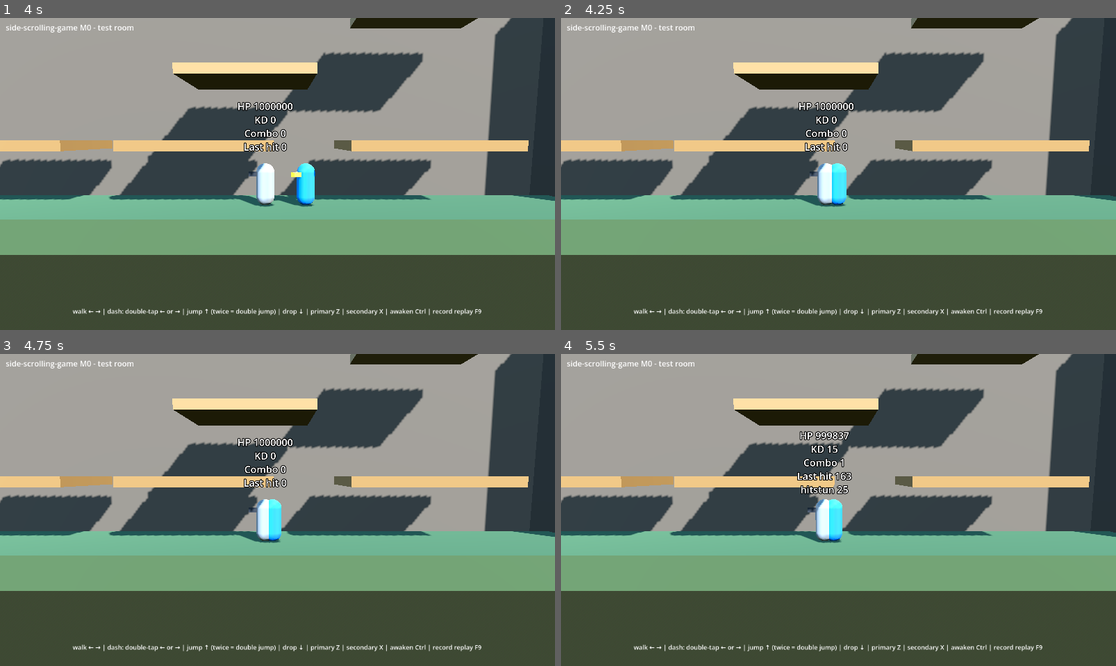
Above: before the commit, frames 1-4 (two rows, left to right).
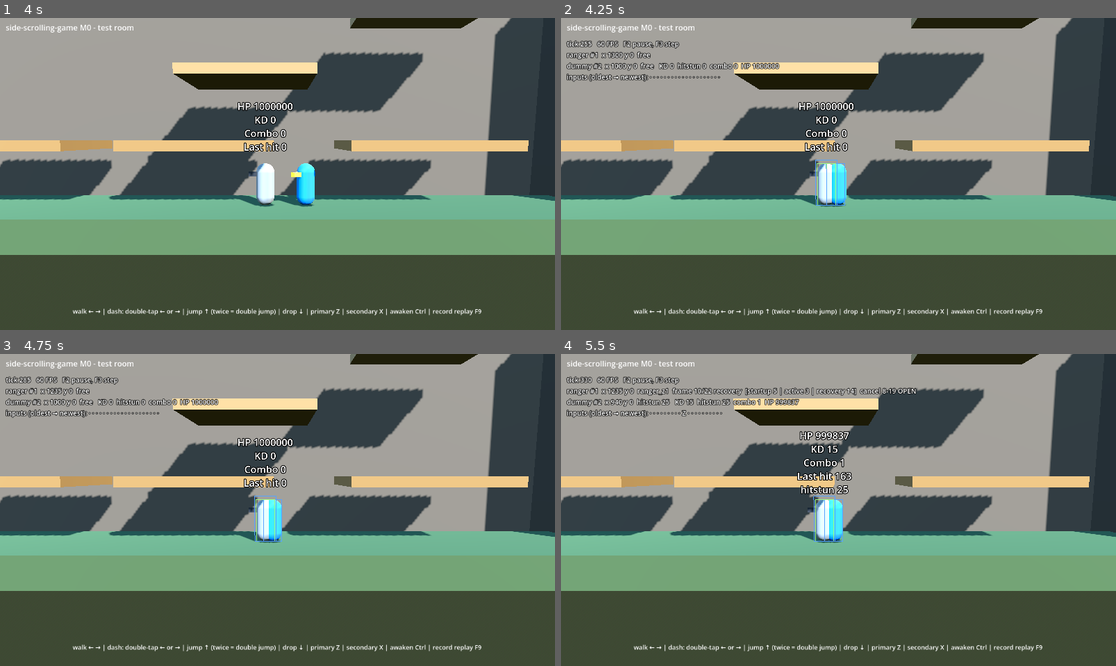
Above: after the commit, the same moments.

Repository: asty8926/side-scrolling-game
Game: Godot game, scene res://game/main.tscn
Two runs of this game, one before a commit and one after it. Both use one fixed random seed, a clock stepped at 60 frames per second and the inputs below.
Inputs (mouse positions are in pixels of both pictures, inside the frame that each line leads up to):
- Up to frame 1 (4 s): tap Enter at 0.5 s; move the mouse to (399, 158) at 0.52 s; hold Right (right) 0.53-1.25 s; hold Z (attack_z) 0.53-1.25 s; tap X (attack_x) at 0.6, 2.3 s; click (399, 158) at 0.67 s; drag from (166, 189) to (249, 236) at 1.27 s; move the mouse to (333, 105) at 2.02 s; hold Right (right) 2.03-2.75 s; tap Ctrl (awaken) at 2.1, 3.8 s; drag from (249, 236) to (111, 127) at 2.77 s; tap F4 (debug_reset) at 3.5 s; move the mouse to (444, 220) at 3.52 s; hold Left (left) from 3.53 s (still down); hold Z (attack_z) from 3.53 s (still down)
- Up to frame 2 (4.25 s): keep holding Left (left); keep holding Z (attack_z); tap F1 (debug_overlay, bound only after the commit) at 4.15 s
- Up to frame 3 (4.75 s): release Left (left) at 4.25 s; release Z (attack_z) at 4.25 s; drag from (111, 463) to (194, 432) at 4.27 s
- Up to frame 4 (5.5 s): tap F4 (debug_reset) at 5 s; move the mouse to (866, 510) at 5.02 s; hold Down (down) from 5.03 s (still down); hold Shift from 5.03 s (still down); click (866, 510) at 5.17 s; tap Z (attack_z) at 5.3 s

Frame 1 is identical in both runs. In frame 2, 1.5% of the frame differs, in the area x 0-52%, y 7-61%; in frame 3, 1.5%; in frame 4, 2.3%, in the area x 0-65%, y 7-61%.

Commit message:
M0.10 Debug overlay: frame data, boxes, inputs; F2 pause, F3 step (#58)
* input: F1 overlay, F2 pause, F3 step; driver pauses by skipping sim ticks

* debug: overlay with tick, FPS, frame data and cancel window, dummy KD/hitstun, input row with keyboard labels, hit/hurt/push boxes

* test: overlay from a restored snapshot, active-only hitboxes, input labels, pause/step; README keys

* Debug overlay draws arrows in flight (red boxes) and counts them

* debug: free overlay box lines when the overlay exits

The DebugBoxes mesh lives under world_root (or is unparented in tests),
so it was not freed with the CanvasLayer. Attach it with a deferred
call on the overlay itself, and release it in _exit_tree in both cases.

* debug: queue_free parented overlay boxes instead of remove_child

remove_child is blocked while a sibling exits the same parent (the
layout in main.tscn), so a parented DebugBoxes is queued and only an
unparented one is freed immediately. The shared-parent path is tested.

---------

Co-authored-by: asty8926 <asty8926@users.noreply.github.com>

Diff:
--- /dev/null
+++ b/game/debug/debug_overlay.gd
@@ -0,0 +1,204 @@
+class_name DebugOverlay
+extends CanvasLayer
+## Debug builds only, F1: a training-mode readout of the sim (read-only).
+## Text: sim tick, FPS, pause state, each fighter's move and frame data with
+## the cancel window, dummy KD/hitstun, and the last INPUT_COLUMNS input frames.
+## 3D: hitboxes (red, active ticks only), hurtboxes (blue) and pushboxes
+## (green) drawn on the gameplay plane. F2 pauses, F3 steps one tick.
+
+const INPUT_COLUMNS: int = 20
+const HITBOX_COLOR: Color = Color(1.0, 0.15, 0.1)
+const HURTBOX_COLOR: Color = Color(0.2, 0.5, 1.0)
+const PUSHBOX_COLOR: Color = Color(0.2, 0.9, 0.3)
+
+@export var driver: SimDriver
+## Parent of the 3D box lines (usually the Main Node3D).
+@export var world_root: Node3D
+
+var _label: Label
+var _lines: MeshInstance3D
+var _mesh: ImmediateMesh
+
+
+func _ready() -> void:
+	layer = 10
+	_label = Label.new()
+	_label.name = "Text"
+	_label.position = Vector2(12, 44)
+	_label.add_theme_font_size_override(&"font_size", 14)
+	_label.add_theme_constant_override(&"outline_size", 5)
+	_label.add_theme_color_override(&"font_outline_color", Color(0, 0, 0, 0.9))
+	add_child(_label)
+	_mesh = ImmediateMesh.new()
+	_lines = MeshInstance3D.new()
+	_lines.name = "DebugBoxes"
+	_lines.mesh = _mesh
+	var material: StandardMaterial3D = StandardMaterial3D.new()
+	material.shading_mode = BaseMaterial3D.SHADING_MODE_UNSHADED
+	material.vertex_color_use_as_albedo = true
+	material.no_depth_test = true
+	_lines.material_override = material
+	# Attach from this node (not world_root.add_child.call_deferred), so a
+	# freed overlay cancels the deferred call instead of adding a freed mesh.
+	if world_root != null:
+		call_deferred(&"_attach_lines")
+	set_overlay_visible(false)
+
+
+func _attach_lines() -> void:
+	if world_root == null or _lines == null or not is_instance_valid(_lines):
+		return
+	if _lines.get_parent() == world_root:
+		return
+	world_root.add_child(_lines)
+
+
+func _exit_tree() -> void:
+	# _lines lives under world_root, or is unparented in tests, so it is not
+	# freed with this CanvasLayer. A parented mesh may share that parent with
+	# this overlay (main.tscn: both under Main); remove_child is blocked while
+	# a sibling exits, so queue_free it and only free() when it has no parent.
+	if _lines != null and is_instance_valid(_lines):
+		if _lines.get_parent() != null:
+			_lines.queue_free()
+		else:
+			_lines.free()
+	_lines = null
+
+
+func _unhandled_input(event: InputEvent) -> void:
+	if OS.is_debug_build() and event.is_action_pressed(&"debug_overlay") and not event.is_echo():
+		set_overlay_visible(not visible)
+
+
+func set_overlay_visible(on: bool) -> void:
+	visible = on and OS.is_debug_build()
+	if _lines != null and is_instance_valid(_lines):
+		_lines.visible = visible
+
+
+func _process(_delta: float) -> void:
+	if not visible or driver == null:
+		return
+	refresh(driver.world, driver.paused)
+
+
+## Rebuilds the text and the box lines from `world` (public for tests).
+func refresh(world: SimWorld, paused: bool = false) -> void:
+	_label.text = describe(world, paused, Engine.get_frames_per_second())
+	_draw_boxes(world)
+
+
+static func describe(world: SimWorld, paused: bool, fps: float) -> String:
+	var lines: PackedStringArray = PackedStringArray()
+	lines.append("tick %d   %d FPS   %s" % [world.tick, roundi(fps), "PAUSED (F2 resume, F3 step)" if paused else "F2 pause, F3 step"])
+	for fighter: SimFighter in world.fighters:
+		lines.append(_fighter_line(world, fighter))
+	if not world.projectiles.is_empty():
+		lines.append("arrows in flight: %d" % world.projectiles.size())
+	if world.histories.size() > 0:
+		lines.append("inputs (oldest → newest): %s" % input_row(world.histories[0], INPUT_COLUMNS))
+	return "\n".join(lines)
+
+
+static func _fighter_line(world: SimWorld, f: SimFighter) -> String:
+	var char_name: String = String(world.characters[f.character].id) if f.character < world.characters.size() else "?"
+	var text: String = "%s #%d  x %d y %d  " % [char_name, f.id, f.x, f.y]
+	var move: MoveData = SimCombat.current_move(world, f)
+	if move != null:
+		# move_tick was already advanced past the tick that was simulated.
+		var shown: int = f.move_tick - 1
+		var phase_name: String = ["idle", "startup", "ACTIVE", "recovery"][SimCombat.phase_at(move, shown)]
+		text += "%s  frame %d/%d %s  [startup %d | active %d | recovery %d]" % [move.id, shown, move.length(), phase_name, move.startup, move.active, move.recovery]
+		if not move.cancel_into.is_empty():
+			var open: bool = shown >= move.cancel_from and shown <= move.cancel_to
+			text += "  cancel %d-%d %s" % [move.cancel_from, move.cancel_to, "OPEN" if open else "closed"]
+	else:
+		text += "free" if f.hitstun == 0 else "hitstun %d" % f.hitstun
+	if f.player == SimFighter.NO_PLAYER:
+		text += "   KD %d  hitstun %d  combo %d  HP %d" % [f.kd, f.hitstun, f.combo, f.hp]
+	return text
+
+
+## One column per frame (oldest first): the buttons pressed on that frame,
+## with attack/skill keys shown as the label of the physical key on this
+## keyboard (W on AZERTY, Z on QWERTY), or "·" for no press.
+static func input_row(history: InputHistory, columns: int) -> String:
+	var cells: PackedStringArray = PackedStringArray()
+	for ago: int in range(mini(columns, history.size()) - 1, -1, -1):
+		var pressed: int = history.pressed_ago(ago)
+		cells.append(symbols(pressed) if pressed != 0 else "·")
+	return " ".join(cells)
+
+
+static func symbols(bits: int) -> String:
+	var parts: PackedStringArray = PackedStringArray()
+	var named: Array[Array] = [
+		[InputFrame.LEFT, "←"], [InputFrame.RIGHT, "→"], [InputFrame.UP, "↑"], [InputFrame.DOWN, "↓"],
+		[InputFrame.Z, KeyLabel.for_action(&"attack_z")], [InputFrame.X, KeyLabel.for_action(&"attack_x")],
+		[InputFrame.SKILL_1, KeyLabel.for_action(&"skill_1")], [InputFrame.SKILL_2, KeyLabel.for_action(&"skill_2")],
+		[InputFrame.SKILL_3, KeyLabel.for_action(&"skill_3")], [InputFrame.SKILL_4, KeyLabel.for_action(&"skill_4")],
+		[InputFrame.AWAKEN, KeyLabel.for_action(&"awaken")],
+	]
+	for entry: Array in named:
+		var bit: int = entry[0]
+		var label: String = entry[1]
+		if (bits & bit) != 0:
+			parts.append(label)
+	return "+".join(parts)
+
+
+## Number of hitboxes and arrows drawn on the last refresh (for tests).
+var drawn_hitboxes: int = 0
+
+
+func _draw_boxes(world: SimWorld) -> void:
+	_mesh.clear_surfaces()
+	drawn_hitboxes = 0
+	if world.movement == null:
+		return
+	_mesh.surface_begin(Mesh.PRIMITIVE_LINES)
+	var vertex_count: int = 0
+	var m: MovementParams = world.movement
+	for f: SimFighter in world.fighters:
+		_rect(f.x - m.half_width, f.y, f.x + m.half_width, f.y + m.height, PUSHBOX_COLOR, 0.02)
+		vertex_count += 8
+		if f.character < world.characters.size():
+			var hurt: HurtboxData = world.characters[f.character].hurtbox
+			var cx: int = f.x + hurt.offset_x * f.facing
+			_rect(cx - hurt.width / 2, f.y + hurt.offset_y, cx + hurt.width / 2, f.y + hurt.offset_y + hurt.height, HURTBOX_COLOR, 0.04)
+			vertex_count += 8
+		var move: MoveData = SimCombat.current_move(world, f)
+		if move == null:
+			continue
+		for box: HitboxData in move.hitboxes:
+			if f.move_tick - 1 < box.from_tick or f.move_tick - 1 > box.to_tick:
+				continue
+			var hx: int = f.x + box.offset_x * f.facing
+			_rect(hx - box.width / 2, f.y + box.offset_y, hx + box.width / 2, f.y + box.offset_y + box.height, HITBOX_COLOR, 0.06)
+			vertex_count += 8
+			drawn_hitboxes += 1
+	# Arrows in flight hit like hitboxes: same red.
+	for projectile: SimProjectile in world.projectiles:
+		var shot: ProjectileData = SimCombat.projectile_data(world, projectile)
+		if shot == null:
+			continue
+		_rect(projectile.x - shot.width / 2, projectile.y, projectile.x + shot.width / 2, projectile.y + shot.height, HITBOX_COLOR, 0.06)
+		vertex_count += 8
+		drawn_hitboxes += 1
+	if vertex_count == 0:
+		_mesh.surface_add_vertex(Vector3.ZERO)
+		_mesh.surface_add_vertex(Vector3.ZERO)
+	_mesh.surface_end()
+
+
+func _rect(left: int, bottom: int, right: int, top: int, color: Color, z: float) -> void:
+	var corners: Array[Vector3] = [
+		SimUnits.to_vector3(left, bottom, z), SimUnits.to_vector3(right, bottom, z),
+		SimUnits.to_vector3(right, top, z), SimUnits.to_vector3(left, top, z),
+	]
+	for i: int in 4:
+		_mesh.surface_set_color(color)
+		_mesh.surface_add_vertex(corners[i])
+		_mesh.surface_set_color(color)
+		_mesh.surface_add_vertex(corners[(i + 1) % 4])
--- a/game/main.tscn
+++ b/game/main.tscn
@@ -10,6 +10,7 @@
 [ext_resource type="Script" path="res://game/view/projectile_view.gd" id="8_arrows"]
 [ext_resource type="Script" path="res://game/debug/data_reloader.gd" id="8_reloader"]
 [ext_resource type="Script" path="res://game/debug/reload_toast.gd" id="9_toast"]
+[ext_resource type="Script" path="res://game/debug/debug_overlay.gd" id="10_overlay"]
 
 [sub_resource type="ProceduralSkyMaterial" id="sky_material"]
 sky_top_color = Color(0.32, 0.55, 0.85, 1)
@@ -120,3 +121,8 @@
 autowrap_mode = 3
 script = ExtResource("9_toast")
 reloader = NodePath("../../SimDriver/DataReloader")
+
+[node name="DebugOverlay" type="CanvasLayer" parent="." node_paths=PackedStringArray("driver", "world_root")]
+script = ExtResource("10_overlay")
+driver = NodePath("../SimDriver")
+world_root = NodePath("..")
--- a/game/sim/input_history.gd
+++ b/game/sim/input_history.gd
@@ -35,6 +35,11 @@
 
 
 ## Buttons held in the newest frame.
+## Frames stored (at most CAPACITY).
+func size() -> int:
+	return _count
+
+
 func held_now() -> int:
 	return _held[_head] if _count > 0 else 0
 
--- a/game/sim/sim_combat.gd
+++ b/game/sim/sim_combat.gd
@@ -16,13 +16,13 @@
 	return moveset.moves[f.move]
 
 
-static func phase(world: SimWorld, f: SimFighter) -> Phase:
-	var move: MoveData = current_move(world, f)
-	if move == null:
+## Phase of `move` on move tick `move_tick`.
+static func phase_at(move: MoveData, move_tick: int) -> Phase:
+	if move == null or move_tick < 0 or move_tick >= move.length():
 		return Phase.IDLE
-	if f.move_tick < move.startup:
+	if move_tick < move.startup:
 		return Phase.STARTUP
-	if f.move_tick < move.startup + move.active:
+	if move_tick < move.startup + move.active:
 		return Phase.ACTIVE
 	return Phase.RECOVERY
 
--- a/game/sim_driver.gd
+++ b/game/sim_driver.gd
@@ -17,6 +17,9 @@
 @export var setup: StringName = &"test_room"
 
 var world: SimWorld = SimWorld.new(1)
+## Debug: when true the sim does not advance (F2); F3 steps one tick.
+var paused: bool = false
+var _step_requested: bool = false
 var input_settings: InputSettings
 var _sampler: InputSampler
 
@@ -45,11 +48,22 @@
 
 func _unhandled_input(event: InputEvent) -> void:
 	# Debug only: F4 resets the training dummy between two ticks.
-	if OS.is_debug_build() and event.is_action_pressed(&"debug_reset") and not event.is_echo():
+	if not OS.is_debug_build() or event.is_echo():
+		return
+	if event.is_action_pressed(&"debug_reset"):
 		world.reset_dummies()
+	elif event.is_action_pressed(&"debug_pause"):
+		paused = not paused
+	elif event.is_action_pressed(&"debug_step"):
+		paused = true
+		_step_requested = true
 
 
 func _physics_process(_delta: float) -> void:
+	# Pausing skips sim steps (not Engine.time_scale), so a step is exactly one tick.
+	if paused and not _step_requested:
+		return
+	_step_requested = false
 	step_once()
 
 
--- a/project.godot
+++ b/project.godot
@@ -92,6 +92,16 @@
 }
 debug_overlay={
 "deadzone": 0.2,
+"events": [Object(InputEventKey,"resource_local_to_scene":false,"resource_name":"","device":-1,"window_id":0,"alt_pressed":false,"shift_pressed":false,"ctrl_pressed":false,"meta_pressed":false,"pressed":false,"keycode":0,"physical_keycode":4194332,"key_label":0,"unicode":0,"location":0,"echo":false,"script":null)
+]
+}
+debug_pause={
+"deadzone": 0.2,
+"events": [Object(InputEventKey,"resource_local_to_scene":false,"resource_name":"","device":-1,"window_id":0,"alt_pressed":false,"shift_pressed":false,"ctrl_pressed":false,"meta_pressed":false,"pressed":false,"keycode":0,"physical_keycode":4194333,"key_label":0,"unicode":0,"location":0,"echo":false,"script":null)
+]
+}
+debug_step={
+"deadzone": 0.2,
 "events": [Object(InputEventKey,"resource_local_to_scene":false,"resource_name":"","device":-1,"window_id":0,"alt_press …(195 unchanged characters)…
 ]
 }
--- /dev/null
+++ b/test/unit/test_debug_overlay.gd
@@ -0,0 +1,126 @@
+extends GutTest
+## Debug overlay (#46) builds from a restored sim snapshot without errors and
+## shows frame data, active hitboxes only on active ticks, and inputs.
+
+
+func _world_at(ticks: int) -> SimWorld:
+	var live: SimWorld = SimSetup.create(&"training", 1)
+	var previous: int = 0
+	for tick: int in ticks:
+		var held: int = InputFrame.Z if tick == 0 else 0
+		live.step([InputFrame.from_held(0, previous, held)] as Array[InputFrame])
+		previous = held
+	var restored: SimWorld = SimSetup.create(&"training", 1)
+	assert_eq(restored.restore(live.snapshot()), OK)
+	return restored
+
+
+func _overlay() -> DebugOverlay:
+	var overlay: DebugOverlay = DebugOverlay.new()
+	add_child_autofree(overlay)
+	return overlay
+
+
+func test_active_tick_shows_one_hitbox_and_frame_data() -> void:
+	var overlay: DebugOverlay = _overlay()
+	var world: SimWorld = _world_at(6)  # ticks 0..5 simulated: z1 move tick 5 is active
+	overlay.refresh(world)
+	assert_eq(overlay.drawn_hitboxes, 1)
+	var text: String = DebugOverlay.describe(world, false, 60.0)
+	assert_string_contains(text, "ranger_z1  frame 5/22 ACTIVE")
+	assert_string_contains(text, "[startup 5 | active 3 | recovery 14]")
+	assert_string_contains(text, "cancel 8-19 closed")
+
+
+func test_startup_tick_draws_no_hitbox() -> void:
+	var overlay: DebugOverlay = _overlay()
+	overlay.refresh(_world_at(3))
+	assert_eq(overlay.drawn_hitboxes, 0, "hitboxes only on active ticks")
+
+
+func test_input_row_uses_the_keyboard_label() -> void:
+	var world: SimWorld = _world_at(6)
+	var row: String = DebugOverlay.input_row(world.histories[0], DebugOverlay.INPUT_COLUMNS)
+	assert_string_contains(row, KeyLabel.for_action(&"attack_z"), "the physical Z key shown with its label (W on AZERTY)")
+	assert_eq(row.split(" ").size(), 6, "one column per stored frame, up to 20")
+
+
+func test_paused_state_is_shown() -> void:
+	assert_string_contains(DebugOverlay.describe(_world_at(1), true, 60.0), "PAUSED")
+
+
+func test_driver_pause_and_step() -> void:
+	var driver: SimDriver = SimDriver.new()
+	driver.setup = &"training"
+	add_child_autofree(driver)
+	driver.paused = true
+	var before: int = driver.world.tick
+	driver._physics_process(0.016)
+	assert_eq(driver.world.tick, before, "paused: no sim step")
+	var step: InputEventAction = InputEventAction.new()
+	step.action = &"debug_step"
+	step.pressed = true
+	driver._unhandled_input(step)
+	driver._physics_process(0.016)
+	assert_eq(driver.world.tick, before + 1, "F3 steps exactly one tick")
+	driver._physics_process(0.016)
+	assert_eq(driver.world.tick, before + 1, "and stays paused")
+
+
+func test_arrow_in_flight_is_drawn_from_a_restored_snapshot() -> void:
+	var live: SimWorld = SimSetup.create(&"training", 1)
+	live.fighters[1].x += 8000  # far: the arrow is still flying
+	var previous: int = 0
+	for tick: int in 10:
+		var held: int = InputFrame.X if tick == 0 else 0
+		live.step([InputFrame.from_held(0, previous, held)] as Array[InputFrame])
+		previous = held
+	var restored: SimWorld = SimSetup.create(&"training", 1)
+	assert_eq(restored.restore(live.snapshot()), OK)
+	var overlay: DebugOverlay = _overlay()
+	overlay.refresh(restored)
+	assert_eq(overlay.drawn_hitboxes, 1, "the arrow (x1 has no melee hitbox)")
+	assert_string_contains(DebugOverlay.describe(restored, false, 60.0), "arrows in flight: 1")
+
+
+func test_frees_unparented_debug_boxes() -> void:
+	var overlay: DebugOverlay = DebugOverlay.new()
+	add_child(overlay)
+	var lines: MeshInstance3D = overlay._lines
+	assert_true(is_instance_valid(lines))
+	assert_eq(lines.get_parent(), null)
+	overlay.free()
+	assert_false(is_instance_valid(lines), "unparented DebugBoxes must be freed with the overlay")
+
+
+func test_frees_debug_boxes_attached_to_world_root() -> void:
+	var root: Node3D = Node3D.new()
+	add_child_autofree(root)
+	var overlay: DebugOverlay = DebugOverlay.new()
+	overlay.world_root = root
+	add_child(overlay)
+	await get_tree().process_frame
+	var lines: MeshInstance3D = overlay._lines
+	assert_true(is_instance_valid(lines))
+	assert_eq(lines.get_parent(), root)
+	overlay.free()
+	await get_tree().process_frame
+	assert_false(is_instance_valid(lines), "DebugBoxes under world_root must be freed with the overlay")
+	assert_eq(root.find_child("DebugBoxes", true, false), null)
+
+
+func test_frees_debug_boxes_that_share_the_overlay_parent() -> void:
+	# Same layout as main.tscn: the overlay and DebugBoxes are both children of Main.
+	var root: Node3D = Node3D.new()
+	add_child_autofree(root)
+	var overlay: DebugOverlay = DebugOverlay.new()
+	overlay.world_root = root
+	root.add_child(overlay)
+	await get_tree().process_frame
+	var lines: MeshInstance3D = overlay._lines
+	assert_true(is_instance_valid(lines))
+	assert_eq(lines.get_parent(), root)
+	overlay.free()
+	await get_tree().process_frame
+	assert_false(is_instance_valid(lines), "a sibling DebugBoxes must still be released")
+	assert_eq(root.find_child("DebugBoxes", true, false), null)
--- a/test/unit/test_input_bindings.gd
+++ b/test/unit/test_input_bindings.gd
@@ -66,3 +66,10 @@
 func test_key_label_has_headless_fallback() -> void:
 	assert_ne(KeyLabel.for_action(&"attack_z"), "?")
 	assert_eq(KeyLabel.for_action(&"missing_action"), "?")
+
+
+func test_debug_keys_f1_to_f4() -> void:
+	var expected: Dictionary[StringName, Key] = {&"debug_overlay": KEY_F1, &"debug_pause": KEY_F2, &"debug_step": KEY_F3, &"debug_reset": KEY_F4}
+	for action: StringName in expected:
+		var key: InputEventKey = InputMap.action_get_events(action)[0] as InputEventKey
+		assert_eq(key.physical_keycode, expected[action], "%s physical key" % action)
Binary file added: docs/evidence/46-debug-overlay.png
Binary file added: docs/evidence/46-overlay-arrow.png
Not shown, added: game/debug/debug_overlay.gd.uid
Not shown, added: test/unit/test_debug_overlay.gd.uid
